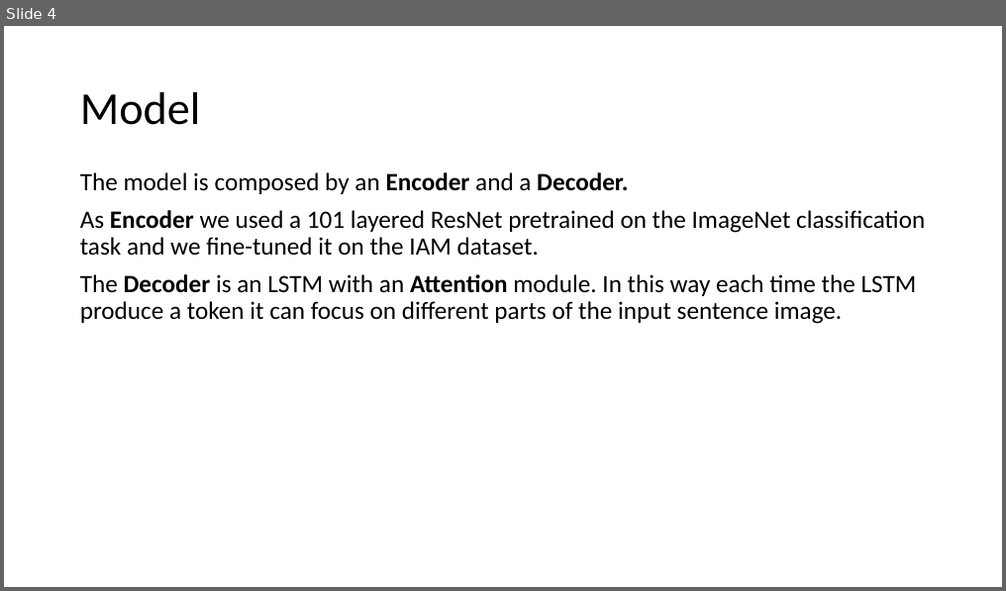
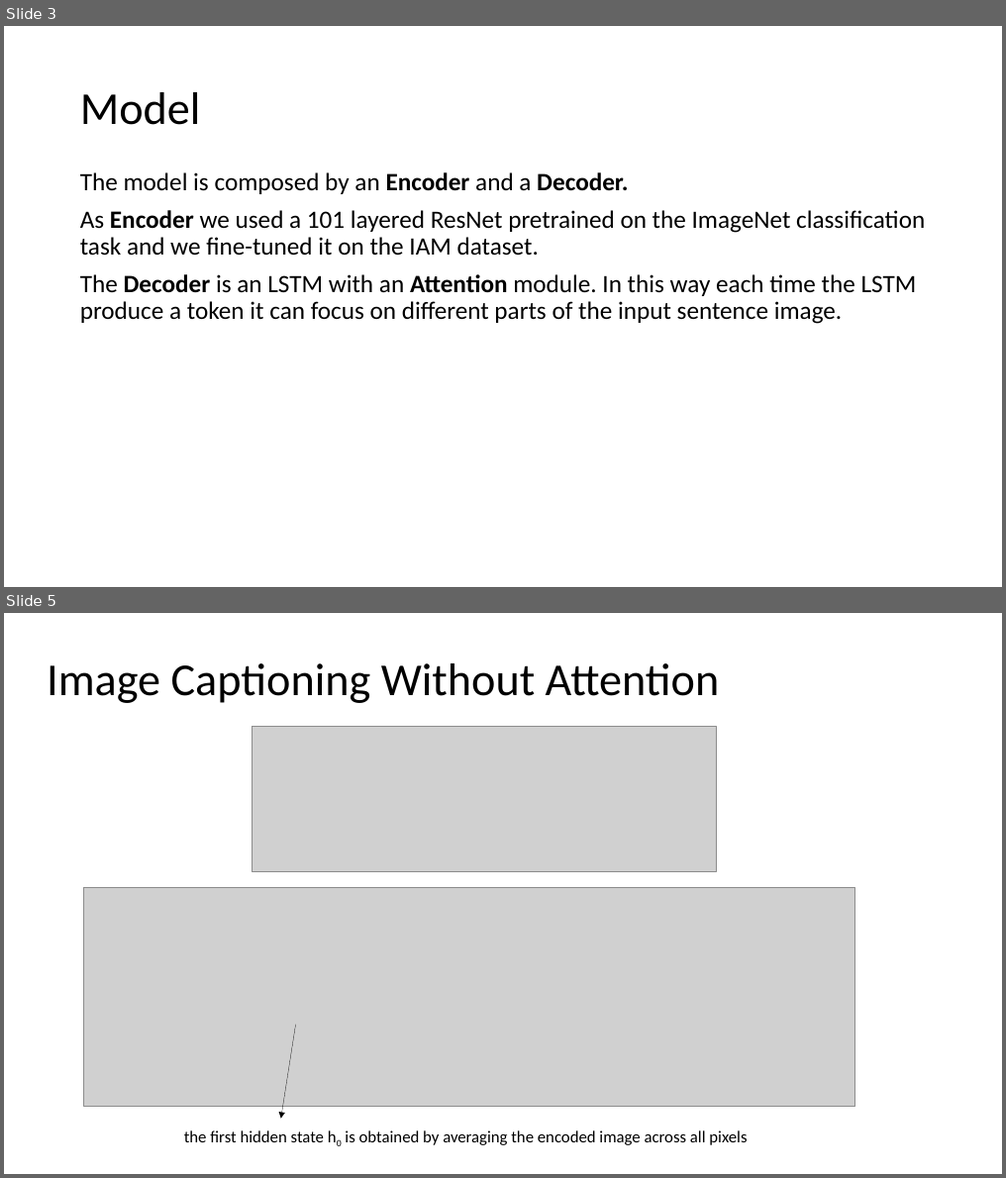
Before and after one commit to crokodilo/Handwritten-Text-Recognition, a slide deck: presentazione.pptx. Shown one above the other, each under a label of ours: slide 4 before the commit, slides 3 and 5 after it; the slides between them are not shown. The pictures are 1006x591 and 1006x1178 pixels, drawn with LibreOffice and Linux fonts; fonts in the diff are those of the drawing; grey boxes stand for pictures. Boxes give left, top, right and bottom in pixels: in the first picture for what was removed or moved away, otherwise in the second. Text is boxed around its words. In the diff, an @@ line names an element or a change of style, - is before the commit and + after.

```diff
--- a/presentazione.pptx
+++ b/presentazione.pptx
@@ slide 5 added at [4,613,1002,1174], background #FFFFFF @@
@@ title added at [47,663,720,703], 44 pt, text #000000 @@
+Image Captioning Without Attention
@@ picture added at [252,727,716,872] @@
@@ picture added at [84,888,856,1107] @@
@@ arrow added from (296, 1025) to (281, 1119), #000000 0.25 pt @@
@@ text added at [184,1131,746,1146], 16 pt, text #000000 @@
+the first hidden state h0 is obtained by averaging the encoded image across all pixels
@@ what was slide 4 is now slide 3 @@
```
Also in this commit, not shown: 5 slides changed, 10 other slides added, 2 slides removed, 1 other file.
